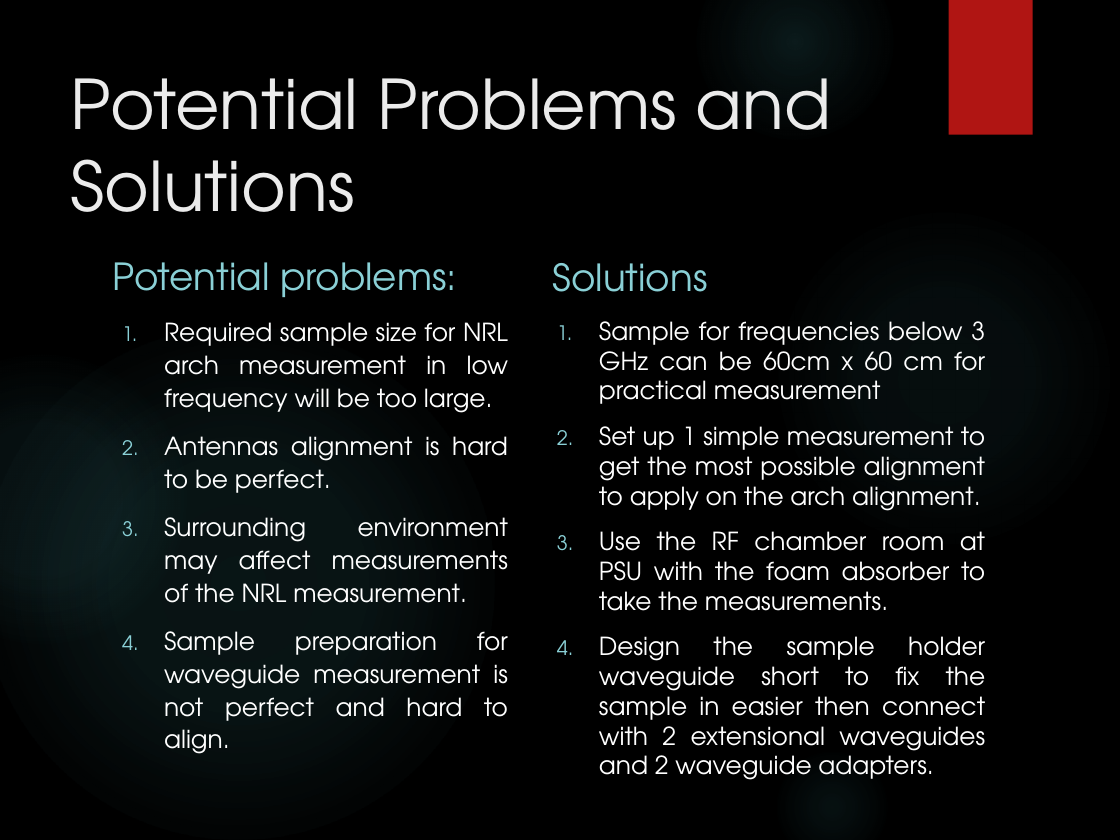
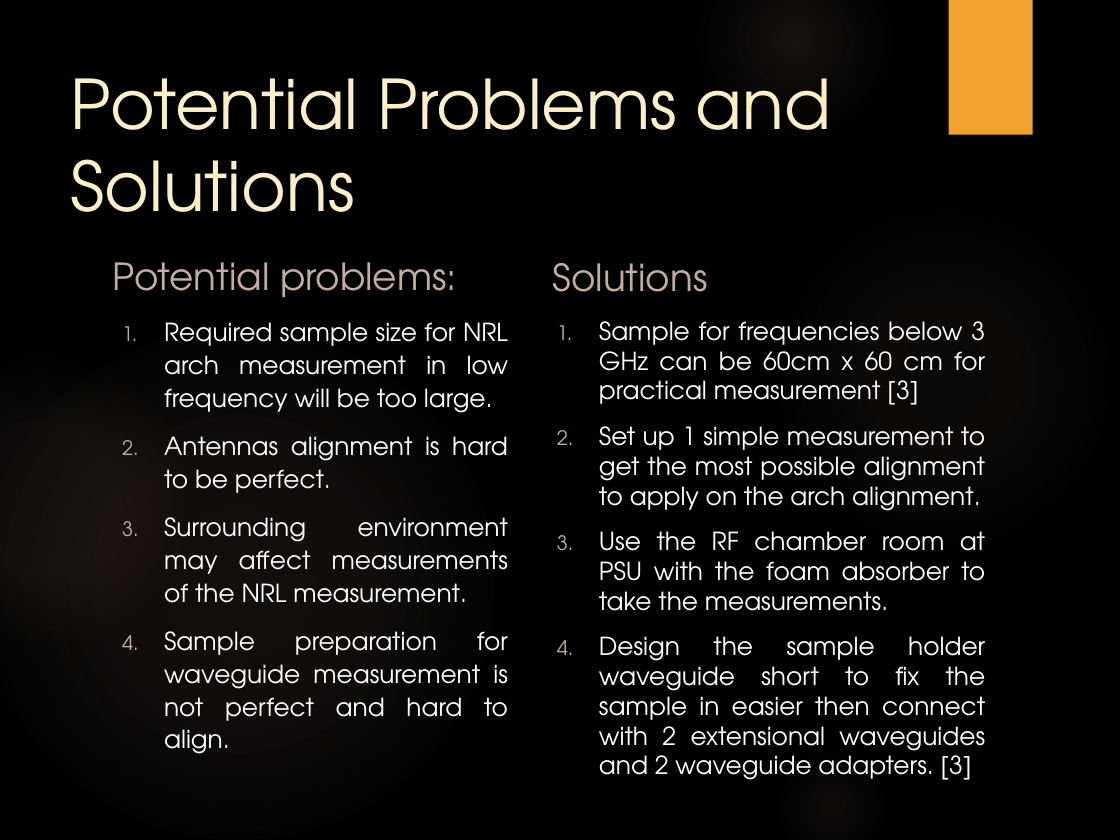
Before and after one commit to trankhiemha/ECE412-413-Capstone-Project-N3, a slide deck: slide 5 of Capstone project proposal presentation.pptx. Drawn at 1120x840 pixels with LibreOffice and Linux fonts; fonts in the diff are those of the drawing; background and template pictures are left out. Boxes give left, top, right and bottom in pixels: in the first picture for what was removed or moved away, otherwise in the second. Text is boxed around its words. In the diff, an @@ line names an element or a change of style, - is before the commit and + after.

Commit message:
Ver 1.1: missing NRL design and Sample holder design, more PSU antennas info

```diff
--- a/Capstone project proposal presentation.pptx
+++ b/Capstone project proposal presentation.pptx
@@ rectangle at [949,0,1033,134]: fill #B01513 to #F0A22E @@
@@ title "Potential Problems and Solutions" at [71,78,831,212]: text colour #EBEBEB to #FBEEC9 @@
@@ text "Potential problems:" at [113,262,457,297]: text colour #8AD0D6 to #C4ADA0 @@
@@ text "Solutions" at [553,263,708,292]: text colour #8AD0D6 to #C4ADA0 @@
@@ text "Required sample size for NRL ..." at [164,322,509,754]: bullet colour #8AD0D6 to #C4ADA0 @@
@@ text at [599,321,985,405]: text changed @@
-  1. Sample for frequencies below 3 GHz can be 60cm x 60 cm for practical measurement
+  1. Sample for frequencies below 3 GHz can be 60cm x 60 cm for practical measurement [3]
@@ fill gradient #50B9C1 to gradient #A78470 in 4 elements at [772,205,1117,550], [697,0,893,140], [0,327,494,840], [0,355,186,644] @@
@@ text at [599,636,986,780]: text changed @@
-  4. Design the sample holder waveguide short to fix the sample in easier then connect with 2 extensional waveguides and 2 waveguide adapters.
+  4. Design the sample holder waveguide short to fix the sample in easier then connect with 2 extensional waveguides and 2 waveguide adapters. [3]
```
Also in this commit, not shown: 14 other slides changed, 1 slide added.
